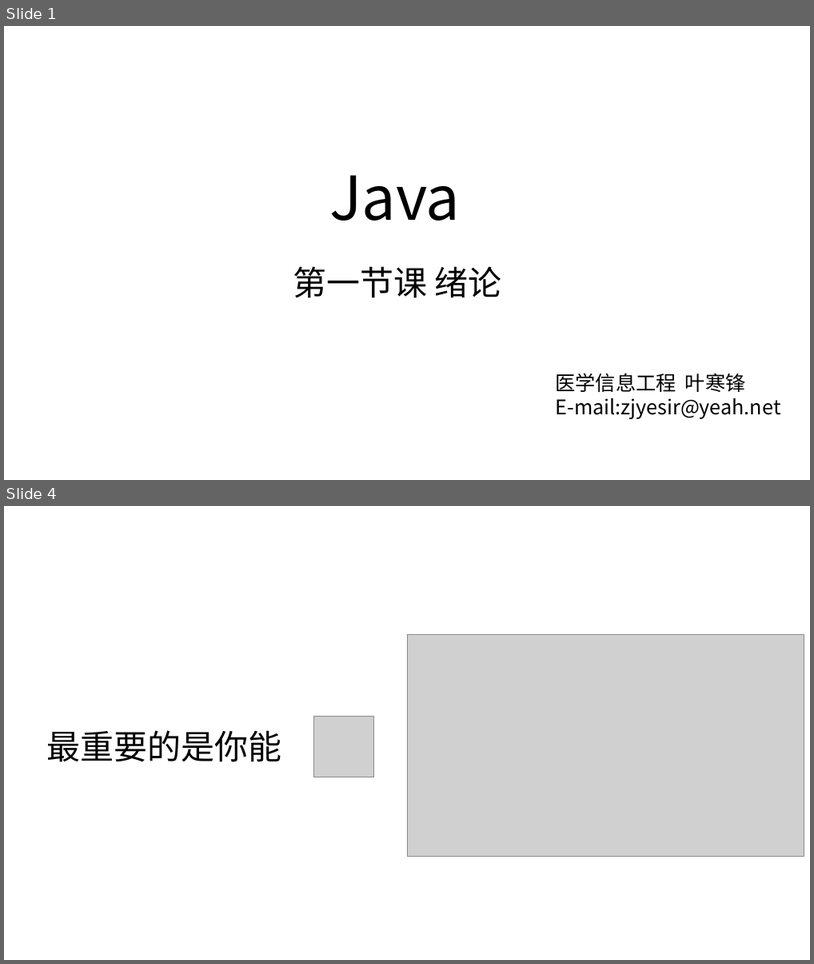
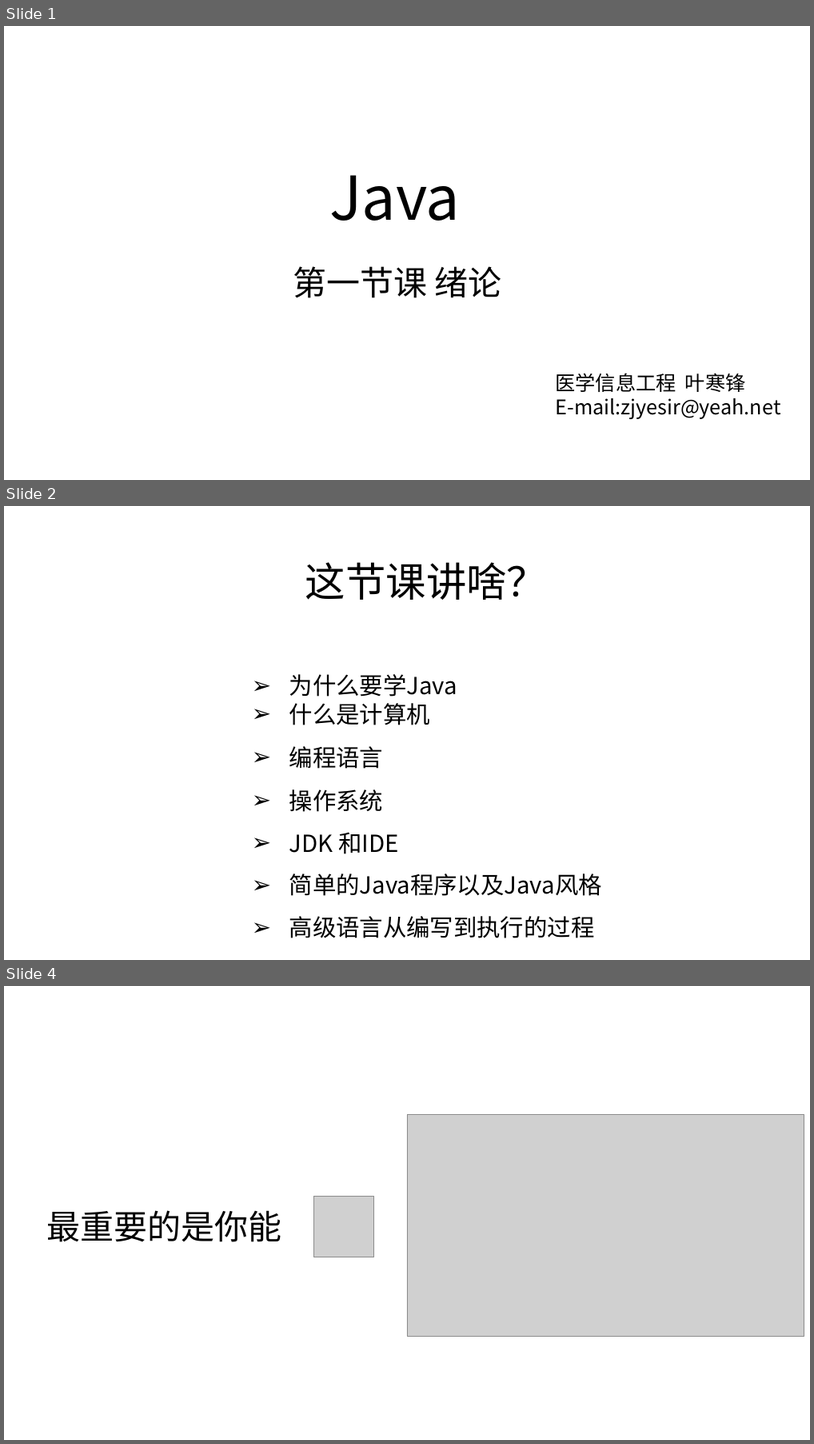
Before and after one commit to zjyesir/hmc_java_1, a slide deck: 1.1绪论.pptx. Shown one above the other, each under a label of ours: slides 1 and 4 before the commit, slides 1, 2 and 4 after it; the slides between them are not shown. The pictures are 814x964 and 814x1444 pixels, drawn with LibreOffice and Linux fonts; fonts in the diff are those of the drawing; grey boxes stand for pictures; background and template pictures are left out. Boxes give left, top, right and bottom in pixels: in the first picture for what was removed or moved away, otherwise in the second. Text is boxed around its words. In the diff, an @@ line names an element or a change of style, - is before the commit and + after.

```diff
--- a/1.1绪论.pptx
+++ b/1.1绪论.pptx
@@ slide 2 added at [4,506,810,960], background picture (left out) @@
@@ text added at [306,562,547,600], 48 pt, text #000000 @@
+这节课讲啥？
@@ text added at [290,674,602,938], 28 pt, text #000000 @@
+➢ 为什么要学Java
+➢ 什么是计算机
+➢ 编程语言
+➢ 操作系统
+➢ JDK 和IDE
+➢ 简单的Java程序以及Java风格
+➢ 高级语言从编写到执行的过程
```
Also in this commit, not shown: 7 other slides added, 4 slides removed, 1 other file.
